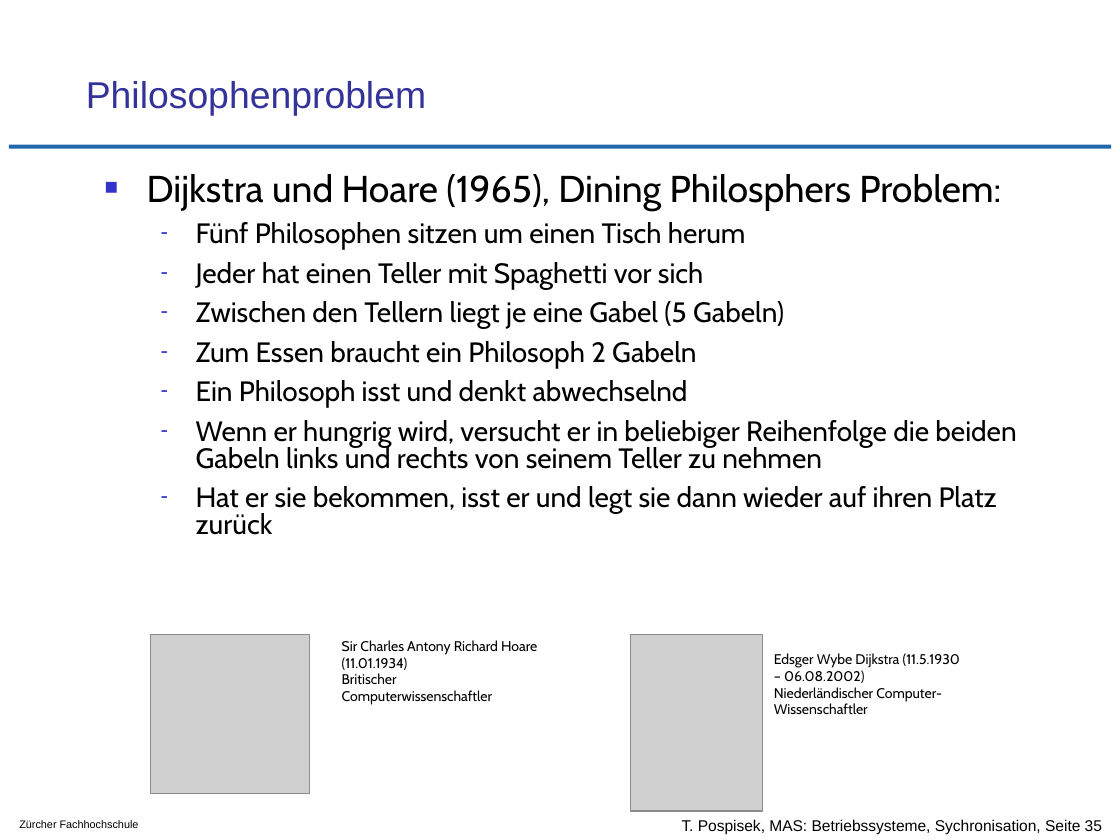
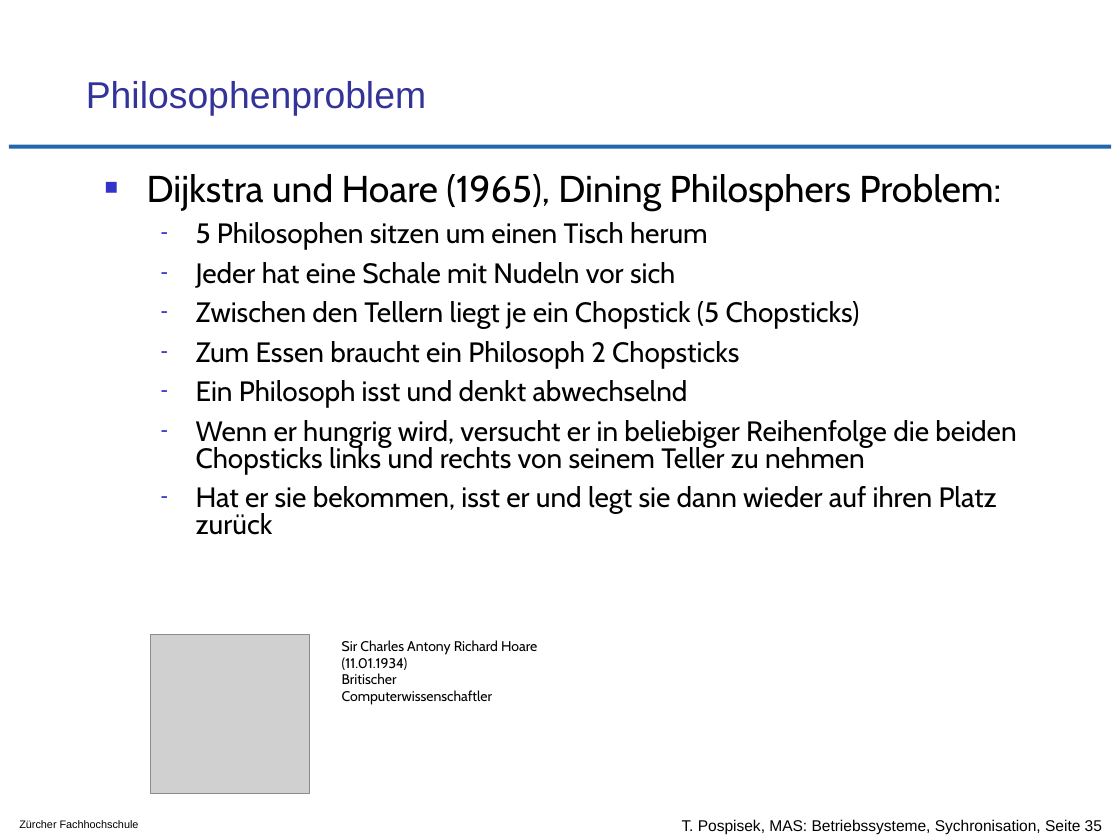
Before and after one commit to tpo/betriebssysteme, a slide deck: slide 35 of 07_Koordination_und_Synchronisation_Sperren_und_Semaphore.odp. Drawn at 1120x840 pixels with LibreOffice and Linux fonts; fonts in the diff are those of the drawing; grey boxes stand for pictures; background and template pictures are left out. Boxes give left, top, right and bottom in pixels: in the first picture for what was removed or moved away, otherwise in the second. Text is boxed around its words. In the diff, an @@ line names an element or a change of style, - is before the commit and + after.

Commit message:
Dining Philosophers: Gabeln -> Chopsticks

```diff
--- a/07_Koordination_und_Synchronisation_Sperren_und_Semaphore.odp
+++ b/07_Koordination_und_Synchronisation_Sperren_und_Semaphore.odp
@@ text at <box>196,222,860,368</box>: text changed @@
-  – Fünf Philosophen sitzen um einen Tisch herum
-  – Jeder hat einen Teller mit Spaghetti vor sich
-  – Zwischen den Tellern liegt je eine Gabel (5 Gabeln)
-  – Zum Essen braucht ein Philosoph 2 Gabeln
+  – 5 Philosophen sitzen um einen Tisch herum
+  – Jeder hat eine Schale mit Nudeln vor sich
+  – Zwischen den Tellern liegt je ein Chopstick (5 Chopsticks)
+  – Zum Essen braucht ein Philosoph 2 Chopsticks
@@ text at <box>196,420,1016,474</box>: text changed @@
-  – Wenn er hungrig wird, versucht er in beliebiger Reihenfolge die beiden Gabeln links und rechts von seinem Teller zu nehmen
+  – Wenn er hungrig wird, versucht er in beliebiger Reihenfolge die beiden Chopsticks links und rechts von seinem Teller zu nehmen
@@ picture removed at <box>631,635,763,811</box> @@
@@ text removed at <box>774,653,960,714</box> @@
-Edsger Wybe Dijkstra (11.5.1930 – 06.08.2002)
-Niederländischer Computer-Wissenschaftler
```
Also in this commit, not shown: 4 other slides changed.
